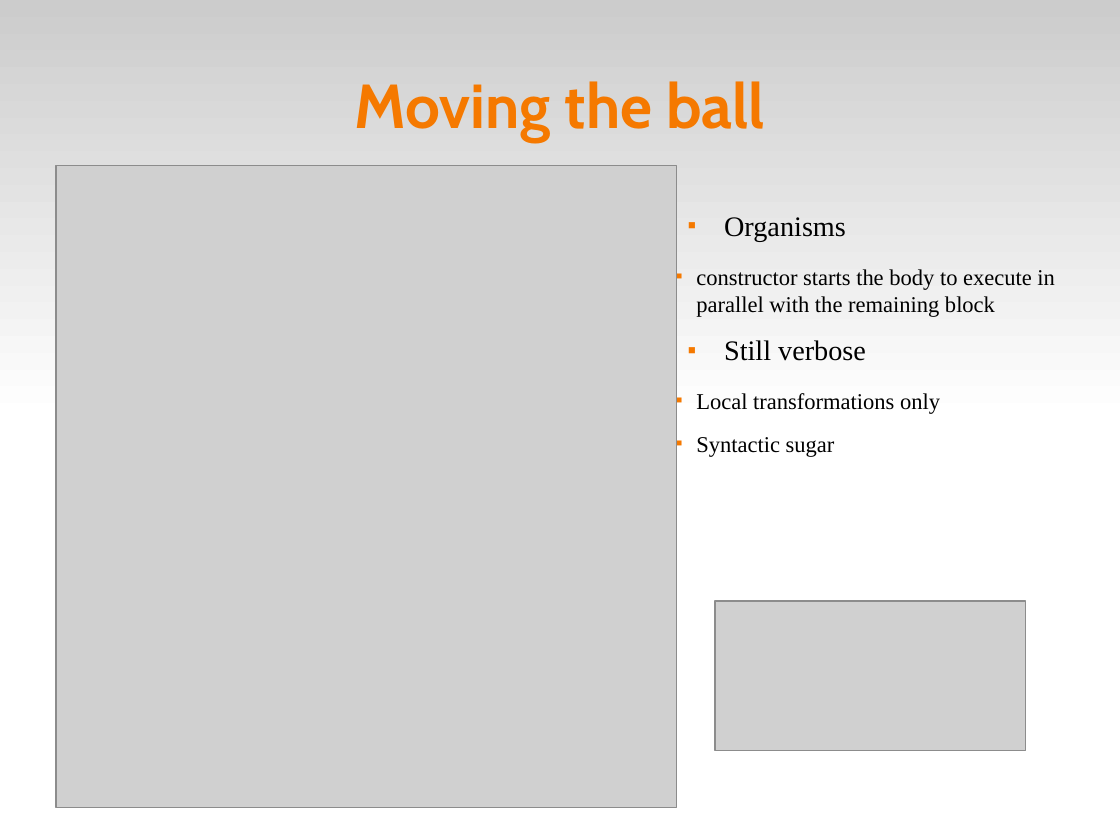
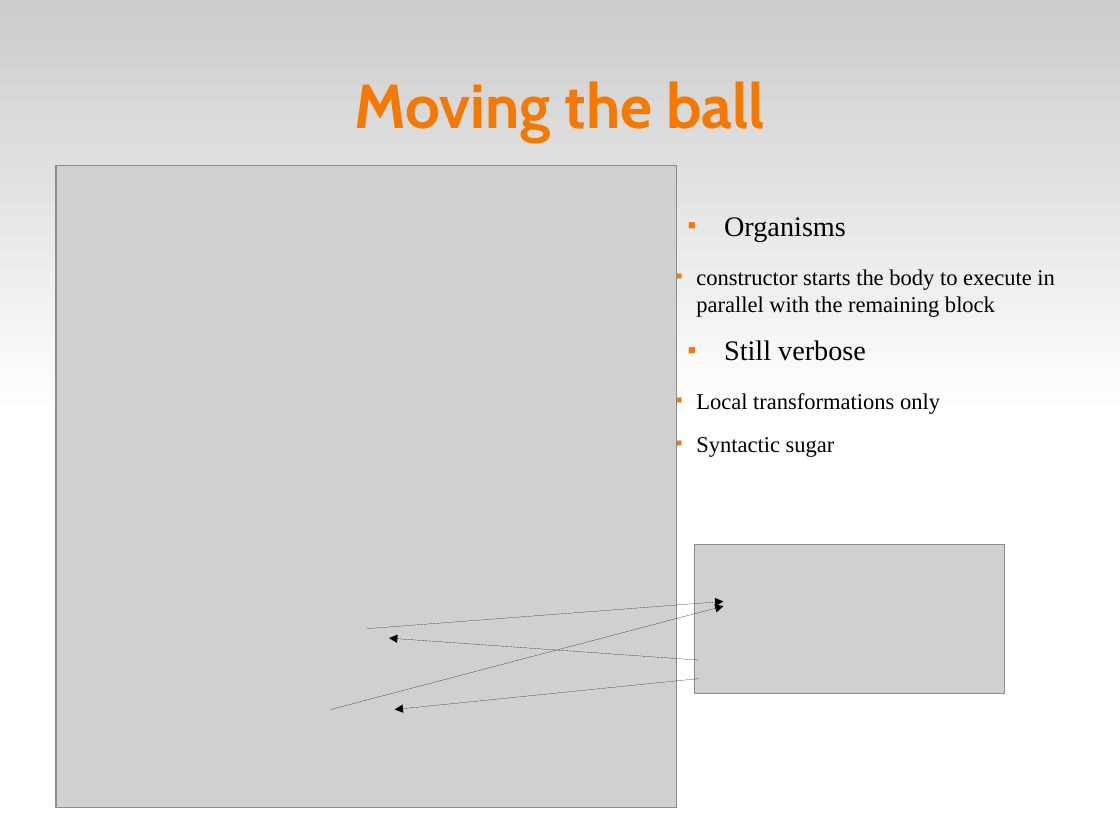
Before and after one commit to fsantanna-no/ceu-docs, a slide deck: slide 9 of ceu_curryon.odp. Drawn at 1120x840 pixels with LibreOffice and Linux fonts; fonts in the diff are those of the drawing; grey boxes stand for pictures. Boxes give left, top, right and bottom in pixels: in the first picture for what was removed or moved away, otherwise in the second. Text is boxed around its words. In the diff, an @@ line names an element or a change of style, - is before the commit and + after.

```diff
--- a/ceu_curryon.odp
+++ b/ceu_curryon.odp
@@ picture: place and size @@
-picture at (715,602,1026,751)
+picture at (694,545,1005,694)
@@ arrow added from (331, 709) to (724, 607), #000000 0 pt @@
@@ arrow added from (367, 629) to (724, 602), #000000 0 pt @@
@@ arrow added from (699, 661) to (389, 638), #000000 0 pt @@
@@ arrow added from (699, 679) to (394, 709), #000000 0 pt @@
```
Also in this commit, not shown: 4 other slides changed, 2 slides added, 1 slide removed, 3 other files.
